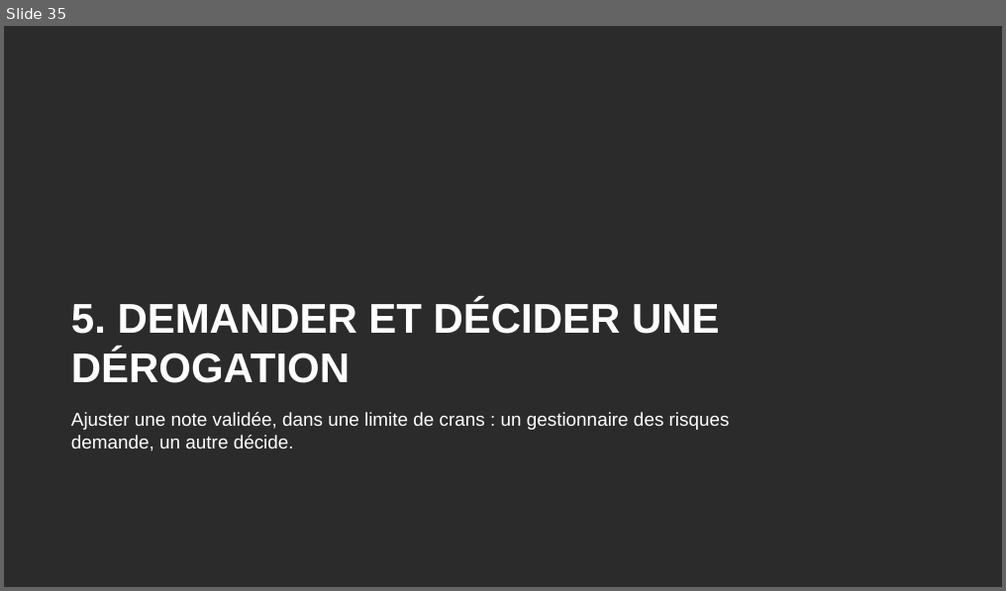
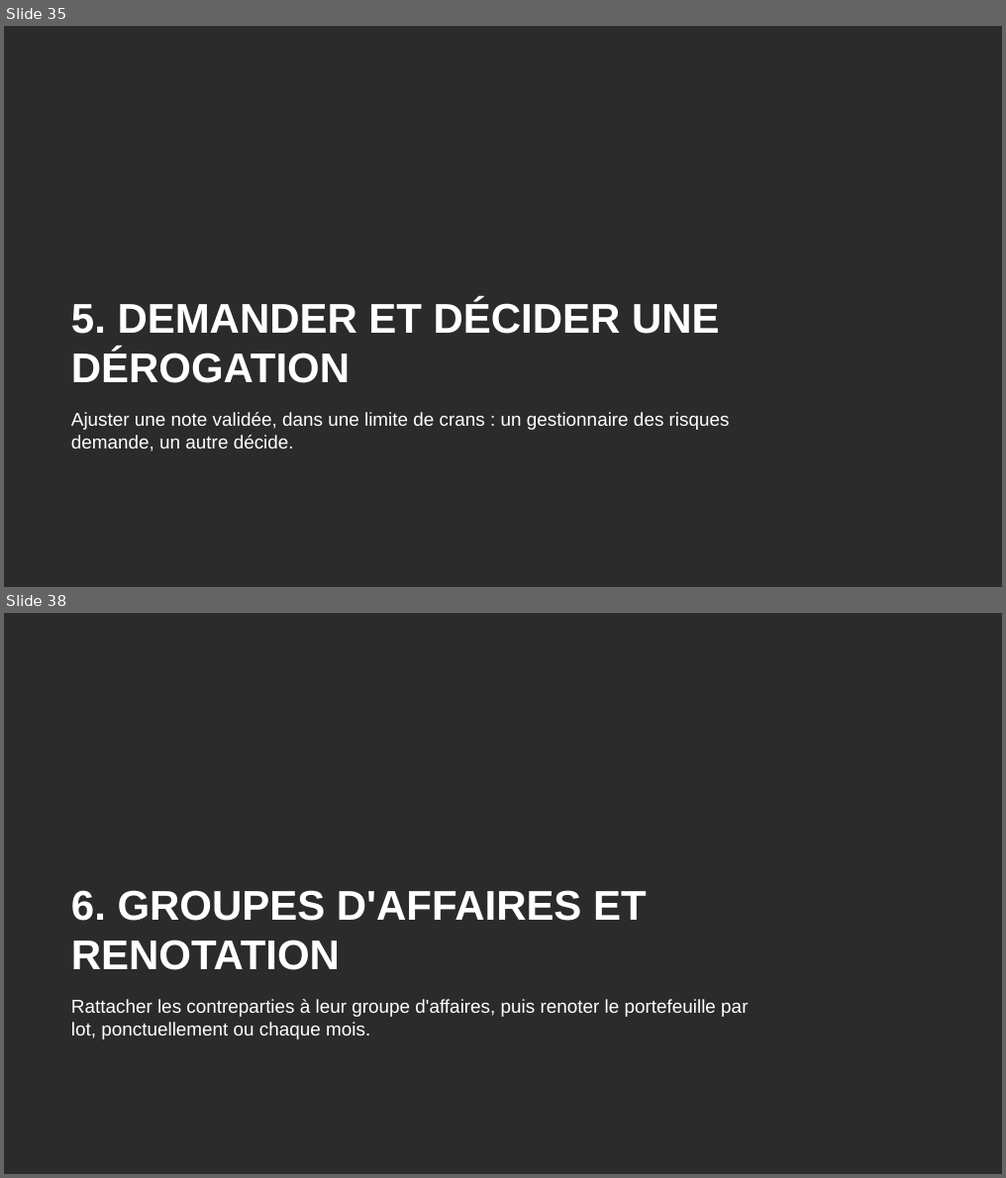
Before and after one commit to tariqeddoumi/Entreprise-scoring-cl, a slide deck: docs/guides/Guide_utilisateur_outil_notation.pptx. Shown one above the other, each under a label of ours: slide 35 before the commit, slides 35 and 38 after it; the slides between them are not shown. The pictures are 1006x591 and 1006x1178 pixels, drawn with LibreOffice and Linux fonts; fonts in the diff are those of the drawing; background and template pictures are left out; a plain dark background stands for a picture behind light text. Boxes give left, top, right and bottom in pixels: in the first picture for what was removed or moved away, otherwise in the second. Text is boxed around its words. In the diff, an @@ line names an element or a change of style, - is before the commit and + after.

```diff
--- a/docs/guides/Guide_utilisateur_outil_notation.pptx
+++ b/docs/guides/Guide_utilisateur_outil_notation.pptx
@@ slide 38 added at box(4, 613, 1002, 1174), background picture (left out) @@
@@ title added at box(71, 890, 647, 970), 40 pt, text #FFFFFF, bold @@
+6. GROUPES D'AFFAIRES ET RENOTATION
@@ text added at box(71, 999, 747, 1040), 18 pt, text #FFFFFF @@
+Rattacher les contreparties à leur groupe d'affaires, puis renoter le portefeuille par lot, ponctuellement ou chaque mois.
```
Also in this commit, not shown: 3 slides changed, 7 other slides added, 2 other files.
